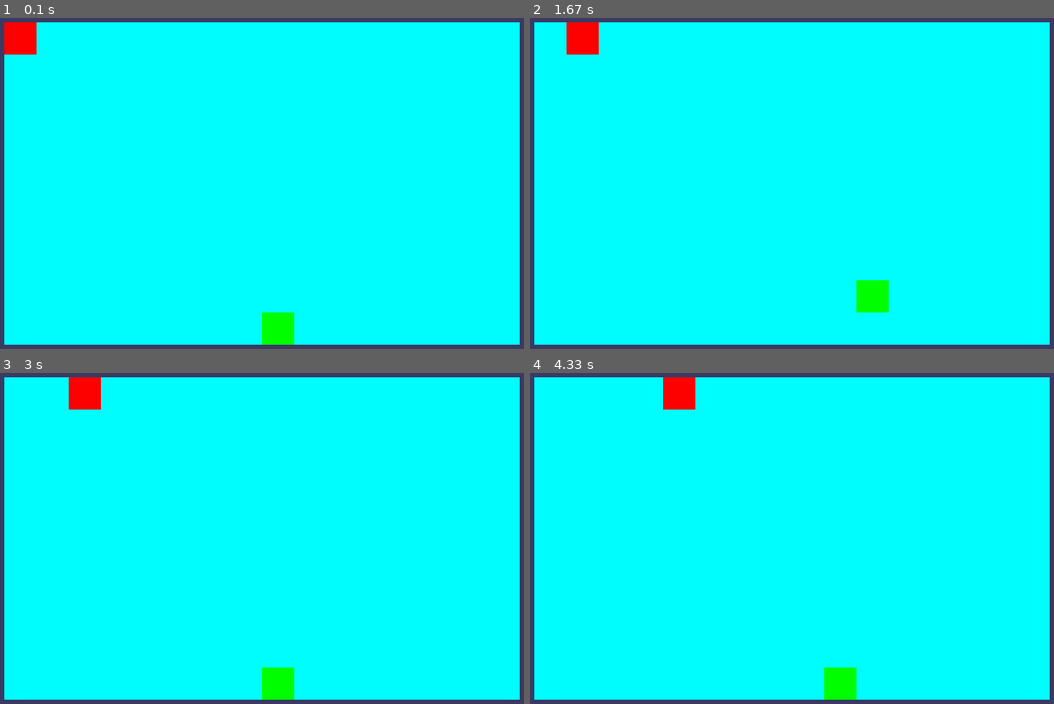
Above: before the commit, frames 1-4 (two rows, left to right).
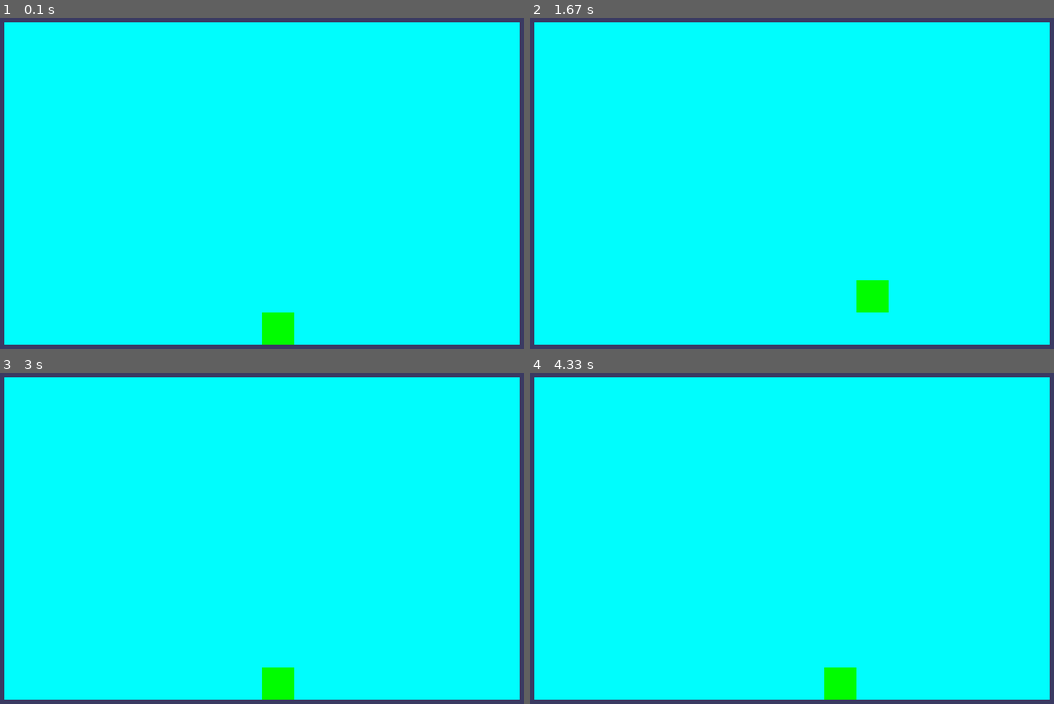
Above: after the commit, the same moments.

Repository: drinkincode/pygame-stream
Game: pygame game, started from main.py
Two runs of this game, one before a commit and one after it. Both use one fixed random seed, a clock stepped at 60 frames per second and the inputs below.
Inputs:
- Up to frame 1 (0.1 s): no input
- Up to frame 2 (1.67 s): hold Right 0.33-0.8 s; hold Up 0.83-1.13 s; hold Right 1.17-1.63 s
- Up to frame 3 (3 s): hold Left 1.67-2.2 s; hold Down 2.23-2.53 s; hold Left 2.57-2.97 s
- Up to frame 4 (4.33 s): hold Up 3-3.37 s; hold Right 3.4-4.03 s; hold Down from 4.07 s (still down)

The runs differ from the first frame. In frame 1, 0.6% of the frame differs, in the area x 0-7%, y 1-12%; in frame 2, 0.6%; in frame 3, 0.6%; in frame 4, 0.6%.

Commit message:
npchandler needs to be intergrated into main

Diff:
--- a/actors/npcActor.py
+++ b/actors/npcActor.py
@@ -1,11 +1,52 @@
-from actor import Actor
+from actors.actor import Actor
+from board.boardHandler import BoardHandler
+
 class NpcActor(Actor):
-    def __init__(self, name, statsList, __attackList = [], __x = -1, __y = -1):
-        super().__init__(name, statsList, __attackList = [], __x = -1, __y = -1)
-        self.paths = []
 
-    def setPath(self, direction, distance, timePerMove):
-        # [['right', 5, 1000], ['up', 5, 1000]]
-        self.paths.append([direction, distance, timePerMove])
+    def __init__(self, npcDict: dict):
+        self.actorDict = npcDict['actor']
 
-        return True
+        # actor params
+        name = self.actorDict['name']
+        statsList = self.actorDict['statsList']
+        attackList = self.actorDict['attackList']
+        x = self.actorDict['x']
+        y = self.actorDict['y']
+
+        super().__init__(name, statsList, attackList, x, y)
+
+        self.path = list[npcDict['path']]
+
+        self.nextMove = self.path[0]
+        self.nextMoveTicks = self.nextMove[1]
+
+        self.pathLoc = 0
+
+    def setPath(self, location, timePerMove):
+        # [[newX, newY], 1000], [[newX, newY], 1000]]
+        # location: [x, y]
+        self.path.append([location, timePerMove])
+        return self.path
+
+    def getUpdate(self, ticks):
+
+        # No Update
+        if ticks >= self.nextMoveTicks:
+            return False
+
+        # set new loc -> [x, y]
+        newLoc = self.nextMove[0]
+
+        self.pathLoc += 1
+
+        # is end of path
+        if self.pathLoc >= len(self.path):
+            self.path.reverse()
+            self.pathLoc = 0
+
+        # set next move
+        self.nextMove = self.path[self.pathLoc]
+        # update ticks to next move
+        self.nextMoveTicks = ticks + self.nextMove[1]
+
+        return newLoc
--- /dev/null
+++ b/actors/npcHandler.py
@@ -0,0 +1,35 @@
+from actors.actor import Actor
+from actors.npcActor import NpcActor
+
+class NpcHandler():
+    def __init__(self):
+       self.npcList = []
+
+    def createNpc(self, npcDict: dict):
+        # actor: Actor, updatesList: list, path: list, timePerMove
+
+        actor = npcDict['actor']
+        pathList = npcDict['path']
+
+        newNpc = NpcActor(actor, pathList)
+        self.npcList.append(newNpc)
+        return True
+
+    def createBulkNpcs(self, npcsList: list):
+        for npcDict in npcsList:
+            self.createNpc(npcDict)
+
+    def getNpcUpdates(self, ticks, updatesList: list):
+        for i in range(len(self.npcList)):
+            hasUpdate = self.npcList[i].getUpdate(ticks)
+            if hasUpdate:
+                x = hasUpdate[0]
+                y = hasUpdate[1]
+                updatesList.append([self.npcList[i], x, y])
+
+        return updatesList
+
+    # def setPath(self, direction, distance):
+    #     # [['right', 5, 1000], ['up', 5, 1000]]
+    #     self.paths.append([direction, distance])
+    #     return self.paths
--- a/board/boardHandler.py
+++ b/board/boardHandler.py
@@ -29,7 +29,7 @@
             self.actorPosDict[actor.name] = [x, y]
         return True
 
-    def doesActorExist(self, actor: Actor):
+    def doesActorExist(self, actor):
         res = False
         if actor.name in self.actorPosDict.keys():
             res = self.actorPosDict[actor.name]
--- a/main.py
+++ b/main.py
@@ -2,6 +2,7 @@
 from pygame.locals import *
 from actors.actor import Actor
 from board.boardHandler import BoardHandler
+from actors.npcHandler import NpcHandler
 
 FPS = 30
 WINDOWWIDTH = 2000
@@ -9,8 +10,6 @@
 BOXSIZE = 100
 BOARDWIDTH = 16
 BOARDHEIGHT = 10
-
-NPC_TIME_TO_MOVE = 1000
 
 XMARGIN =  int((WINDOWWIDTH - (BOARDWIDTH * (BOXSIZE))) / 2)
 YMARGIN = int((WINDOWHEIGHT - (BOARDHEIGHT * (BOXSIZE))) / 2)
@@ -33,6 +32,7 @@
 
 ALLCOLORS = (RED, GREEN, BLUE, YELLOW, ORANGE, PURPLE, CYAN)
 
+NPC_TIME_TO_MOVE = 1000
 
 def main():
     npc_num_moves = 1
@@ -43,7 +43,7 @@
     DISPLAYSURF = pygame.display.set_mode((WINDOWWIDTH, WINDOWHEIGHT))
 
     pygame.display.set_caption('Game Window')
-    # print(FPSCLOCK.get_time())
+
     mousex = 0 # used to store x coordinate of mouse event
     mousey = 0 # used to store y coordinate of mouse event
 
@@ -56,12 +56,13 @@
 
 
     boardHandler = BoardHandler(BOARDWIDTH, BOARDHEIGHT)
-    player = startGame(boardHandler)
+    player, NpcHandler = startGame(boardHandler)
     while True: # main game loop
         mouseClicked = False
         # direction sprite is facing
         direction = RIGHT
-        updatesList, npc_num_moves = npcActorUpdates(boardHandler, npc_num_moves)
+        updatesList = []
+        updatesList = NpcHandler.getNpcUpdates(pygame.time.get_ticks() , updatesList)
         for event in pygame.event.get(): # event handling loop
             currXYList = boardHandler.actorPosDict[player.name]
             newX = currXYList[0]
@@ -118,7 +119,6 @@
             pygame.draw.rect(DISPLAYSURF, currBoxColor, (left, top, BOXSIZE, BOXSIZE))
 
 def npcActorUpdates(boardHandler: BoardHandler, npc_num_moves):
-
     updatesList = []
     for key in boardHandler.actorPosDict.keys():
         actorPosList = boardHandler.actorPosDict[key]
@@ -135,9 +135,58 @@
                 npc_num_moves += 1
     return updatesList, npc_num_moves
 
+def startNcpHandler():
+    npcList = [
+        {
+            'actor': {
+                'name': 'npc',
+                'statsList': [
+                    ['healthStats', 100],
+                    ['stamina', 100]
+                ],
+                'attackList': [
+                    {
+                        'atkName': 'punch',
+                        'atkDamage': 10,
+                        'atkLevel': 1,
+                        'atkCost': []
+                    }
+                ],
+                'xPos': 0,
+                'yPos': 0,
+                'color': RED
+            },
+            'path': [],
+        },
+        {
+            'actor': {
+                'name': 'npc2',
+                'statsList': [
+                    ['healthStats', 100],
+                    ['stamina', 100]
+                ],
+                'attackList': [
+                    {
+                        'atkName': 'punch',
+                        'atkDamage': 10,
+                        'atkLevel': 1,
+                        'atkCost': []
+                    }
+                ],
+                'xPos': 0,
+                'yPos': 0,
+                'color': RED
+            },
+            'path': [],
+        }
+    ]
+    npcHandler = NpcHandler()
+    npcHandler.createBulkNpcs
+    return npcHandler
+
 def startGame(boardHandler: BoardHandler):
     updatesList = []
-
+    npcHandler = startNcpHandler()
     # create new player dict
     initActorsList = [
         {
@@ -159,24 +208,24 @@
             'color': GREEN
         },
 
-        {
-            'name': 'npc',
-            'statsList': [
-                ['healthStats', 100],
-                ['stamina', 100]
-            ],
-            'attackList': [
-                {
-                    'atkName': 'punch',
-                    'atkDamage': 10,
-                    'atkLevel': 1,
-                    'atkCost': []
-                }
-            ],
-            'xPos': 0,
-            'yPos': 0,
-            'color': RED
-        }
+        # {
+        #     'name': 'npc',
+        #     'statsList': [
+        #         ['healthStats', 100],
+        #         ['stamina', 100]
+        #     ],
+        #     'attackList': [
+        #         {
+        #             'atkName': 'punch',
+        #             'atkDamage': 10,
+        #             'atkLevel': 1,
+        #             'atkCost': []
+        #         }
+        #     ],
+        #     'xPos': 0,
+        #     'yPos': 0,
+        #     'color': RED
+        # }
     ]
 
     for actor in initActorsList:
@@ -185,12 +234,14 @@
 
         updatesList.append([newActor, newActor.x, newActor.y])
 
+    updatesList = npcHandler.getNpcUpdates(pygame.time.get_ticks(), updatesList)
+
     boardHandler.updateBoard(updatesList)
     drawBoard(boardHandler.board)
     pygame.display.update()
 
     player = updatesList[0][0]
-    return player
+    return player, npcHandler
 
 
 if __name__ == '__main__':
